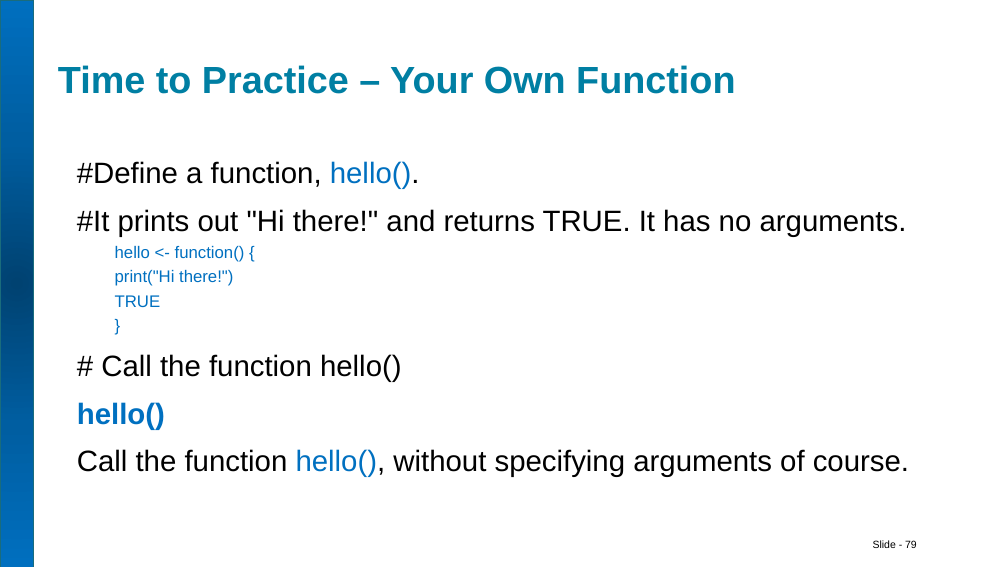
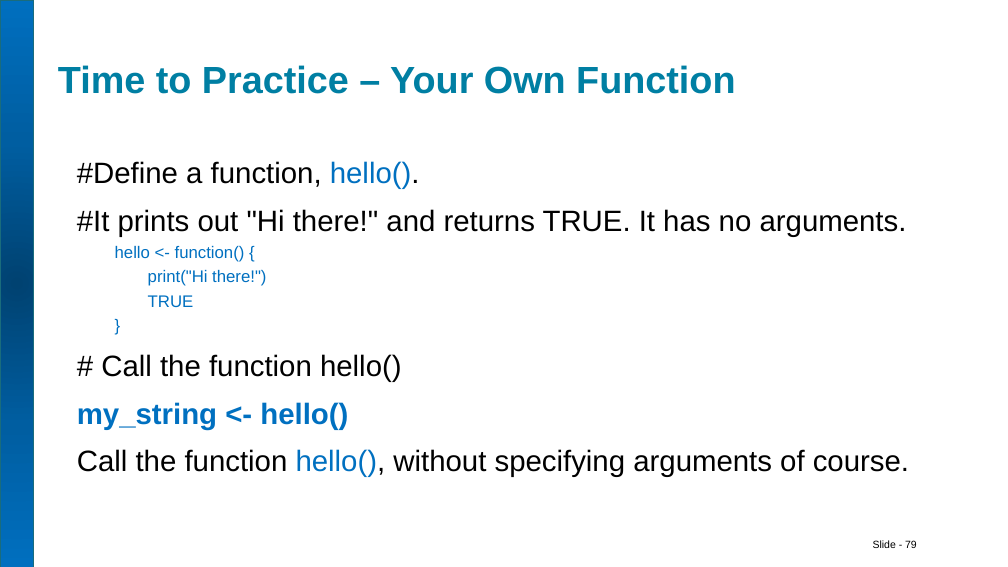
Before and after one commit to HermineGrigoryan/DS-Summer-School, a slide deck: slide 79 of R for Data Science/R for DS AUA.pptx. Drawn at 1008x567 pixels with LibreOffice and Linux fonts; fonts in the diff are those of the drawing. Boxes give left, top, right and bottom in pixels: in the first picture for what was removed or moved away, otherwise in the second. Text is boxed around its words. In the diff, an @@ line names an element or a change of style, - is before the commit and + after.

```diff
--- a/R for Data Science/R for DS AUA.pptx
+++ b/R for Data Science/R for DS AUA.pptx
@@ text at (148,270,266,307): list level 2 to 3 in "print("Hi there!")"; list level 2 to 3 in "TRUE" @@
@@ text at (77,402,348,430): text changed @@
-hello()
+my_string <- hello()
```
Also in this commit, not shown: 20 other slides changed, 36 slides added, 1 other file.
